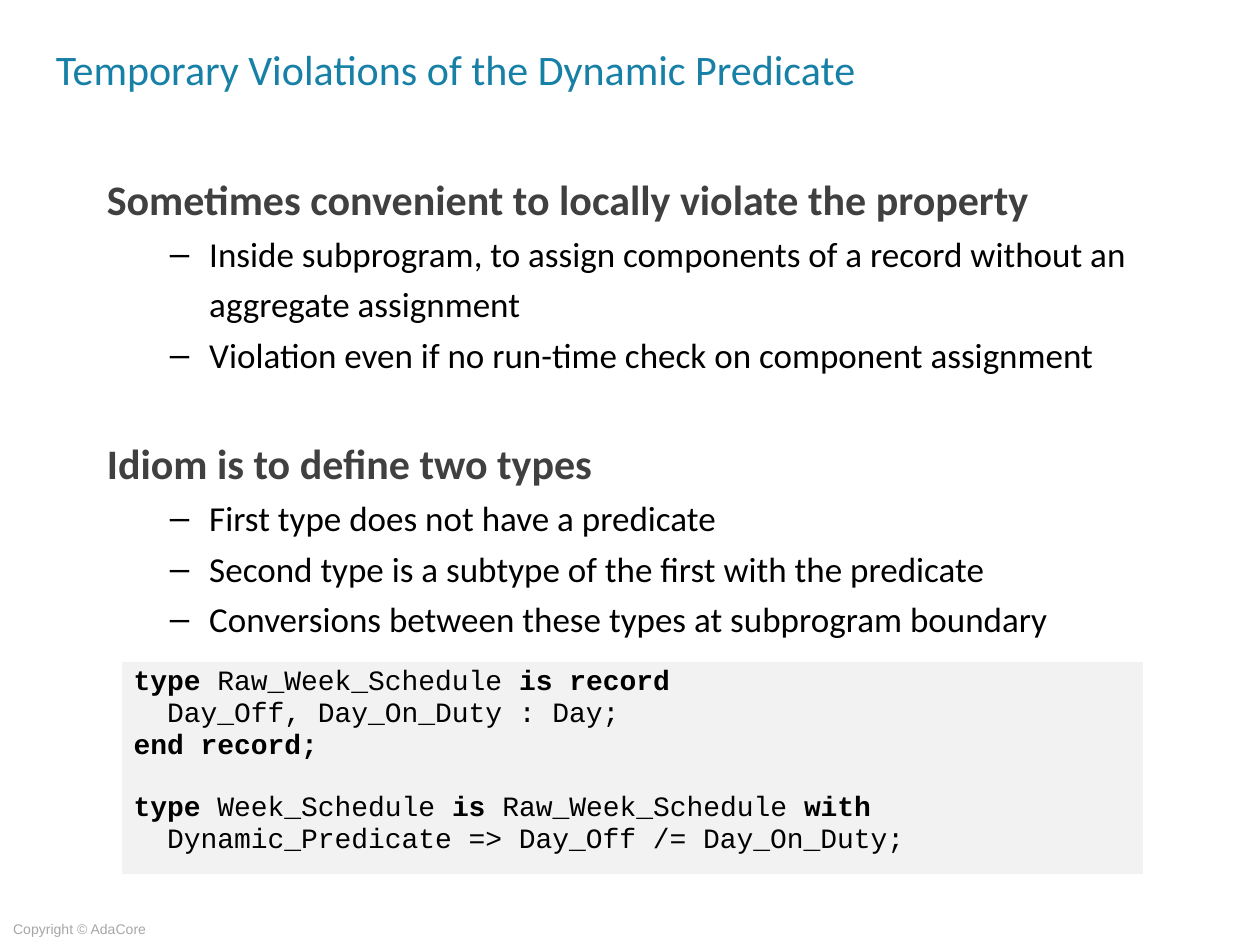
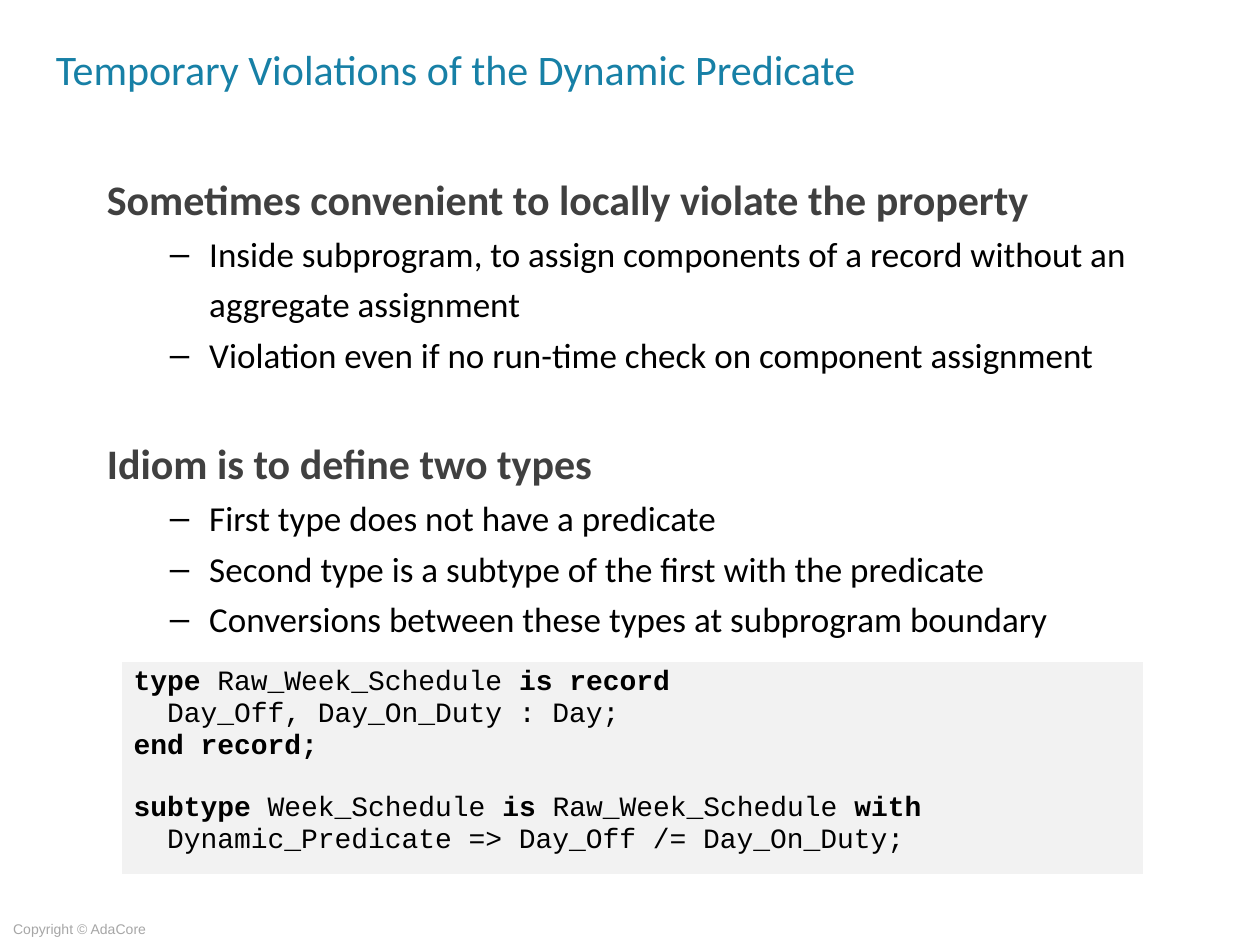
Before and after one commit to AdaCoreU/Courses, a slide deck: slide 7 of lectures/06_SPARK_2014/Type_Contracts.ppt. Drawn at 1260x945 pixels with LibreOffice and Linux fonts; fonts in the diff are those of the drawing; background and template pictures are left out. Boxes give left, top, right and bottom in pixels: in the first picture for what was removed or moved away, otherwise in the second. Text is boxed around its words. In the diff, an @@ line names an element or a change of style, - is before the commit and + after.

```diff
--- a/lectures/06_SPARK_2014/Type_Contracts.ppt
+++ b/lectures/06_SPARK_2014/Type_Contracts.ppt
@@ table at [121,662,1143,876] @@
-row 1, column 1: type Raw_Week_Schedule is record / Day_Off, Day_On_Duty : Day; / end record; / type Week_Schedule is Raw_Week_Schedule with / Dynamic_Predicate => Day_Off /= Day_On_Duty;
+row 1, column 1: type Raw_Week_Schedule is record / Day_Off, Day_On_Duty : Day; / end record; / subtype Week_Schedule is Raw_Week_Schedule with / Dynamic_Predicate => Day_Off /= Day_On_Duty;
```
Also in this commit, not shown: 1 other slide changed, 1 other file.
